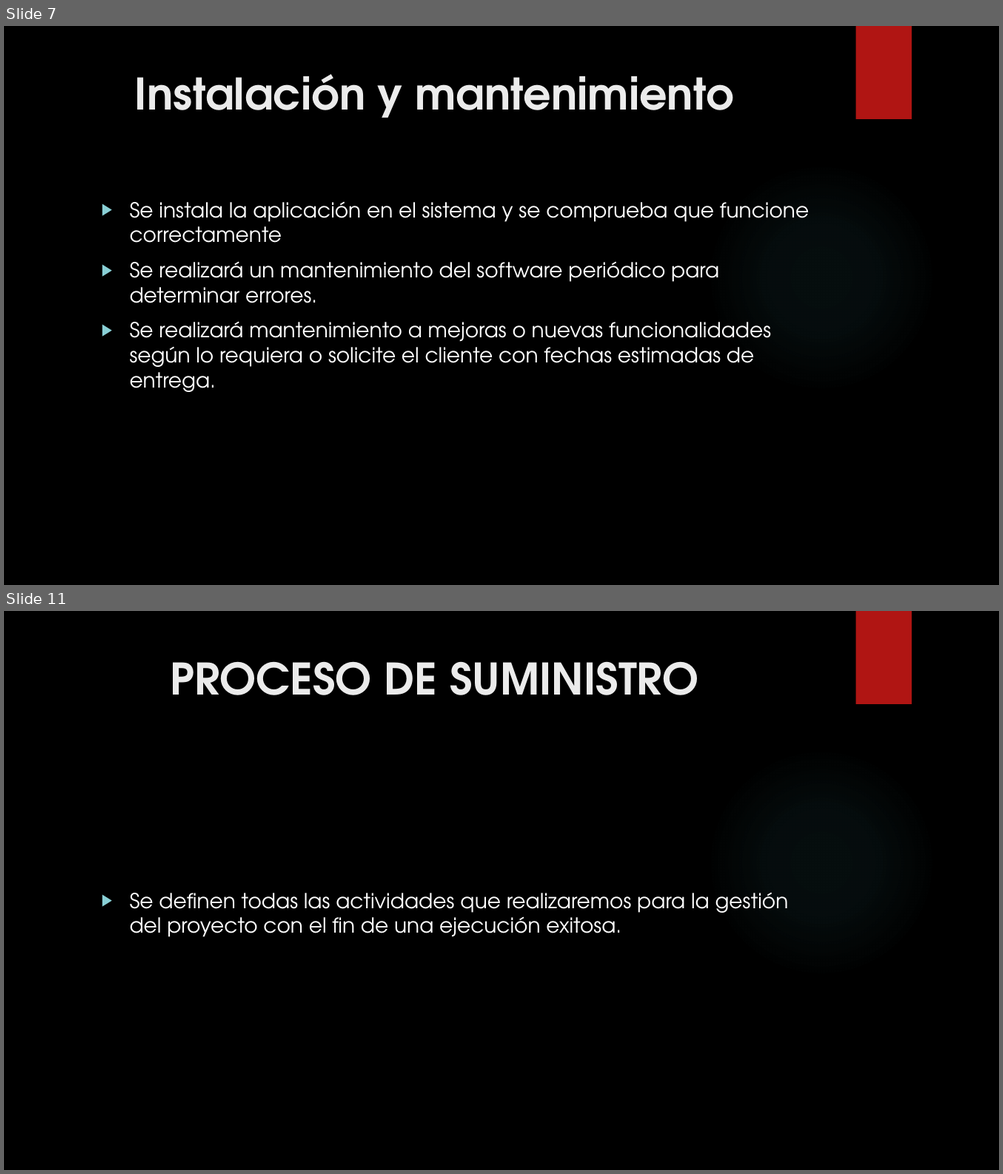
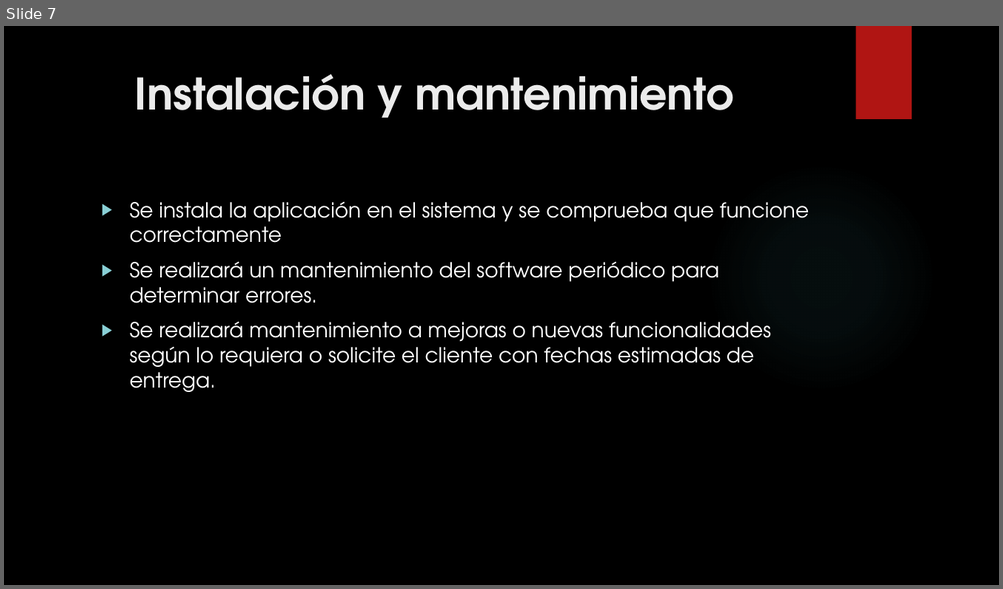
Before and after one commit to JairoVargasGonzalez/Tecno, a slide deck: ProjectoAplicacionesIIReparado/DocumentaciónYVideo/CICLO DE VIDA DEL SOFTWARE.pptx. Shown one above the other, each under a label of ours: slides 7 and 11 before the commit, slide 7 after it; the slides between them are not shown. The pictures are 1003x1174 and 1003x589 pixels, drawn with LibreOffice and Linux fonts; fonts in the diff are those of the drawing; background and template pictures are left out. Boxes give left, top, right and bottom in pixels: in the first picture for what was removed or moved away, otherwise in the second. Text is boxed around its words. In the diff, an @@ line names an element or a change of style, - is before the commit and + after.

Commit message:
proyecto final

```diff
--- a/ProjectoAplicacionesIIReparado/DocumentaciónYVideo/CICLO DE VIDA DEL SOFTWARE.pptx
+++ b/ProjectoAplicacionesIIReparado/DocumentaciónYVideo/CICLO DE VIDA DEL SOFTWARE.pptx
@@ slide 11 removed at bbox=[4, 611, 999, 1170], background picture (left out); not listed: 2 template elements that a slide beside it also shows @@
@@ title removed at bbox=[170, 661, 698, 695] @@
-PROCESO DE SUMINISTRO
@@ text removed at bbox=[130, 892, 788, 937] @@
-▶ Se definen todas las actividades que realizaremos para la gestión del proyecto con el fin de una ejecución exitosa.
```
Also in this commit, not shown: 6 slides changed, 6 slides added, 5 other slides removed, 3 other files.
